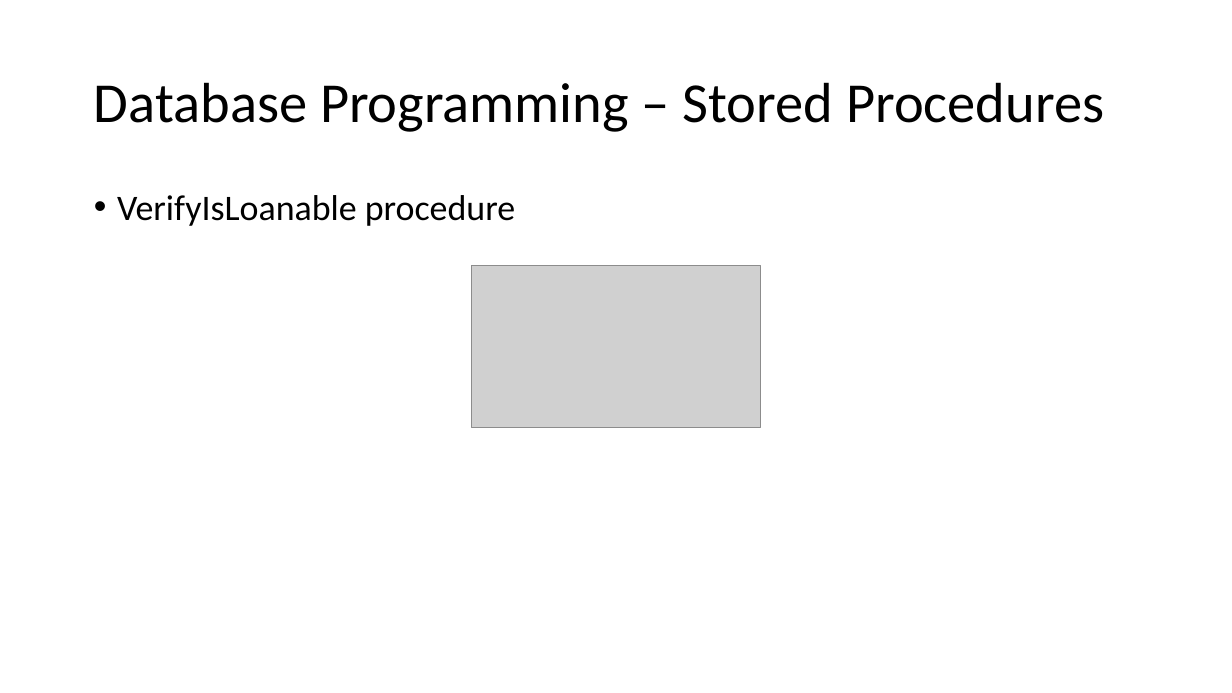
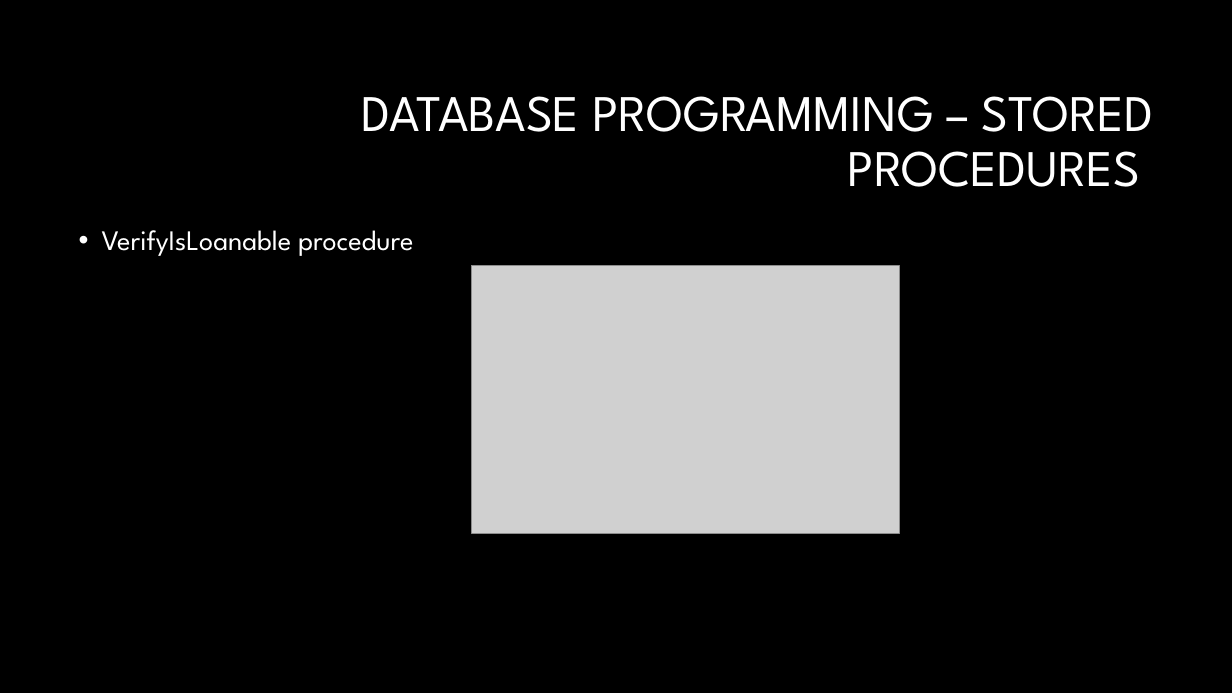
Before and after one commit to AndreasRichardsen/gtl_project, a slide deck: slide 9 of presentation material/Exam Presentation.pptx. Drawn at 1232x693 pixels with LibreOffice and Linux fonts; fonts in the diff are those of the drawing; grey boxes stand for pictures; background and template pictures are left out. Boxes give left, top, right and bottom in pixels: in the first picture for what was removed or moved away, otherwise in the second. Text is boxed around its words. In the diff, an @@ line names an element or a change of style, - is before the commit and + after.

```diff
--- a/presentation material/Exam Presentation.pptx
+++ b/presentation material/Exam Presentation.pptx
@@ background #FFFFFF to #000000 @@
@@ title at bbox=[362, 96, 1154, 187]: text changed; size 44 to 40 pt; font Calibri to League Spartan; text colour #000000 to #FFFFFF @@
-Database Programming – Stored Procedures
+DATABASE PROGRAMMING – STORED PROCEDURES
@@ text "VerifyIsLoanable procedure": place and size @@
-text "VerifyIsLoanable procedure" at bbox=[117, 195, 515, 226]
+text "VerifyIsLoanable procedure" at bbox=[102, 230, 413, 256]
@@ text "VerifyIsLoanable procedure" at bbox=[102, 230, 413, 256]: size 28 to 22 pt, font Calibri to League Spartan, text colour #000000 to #FFFFFF @@
@@ picture: place and size @@
-picture at bbox=[471, 265, 760, 428]
+picture at bbox=[471, 265, 899, 533]
```
Also in this commit, not shown: 19 other slides changed, 2 slides added, 2 slides removed.
